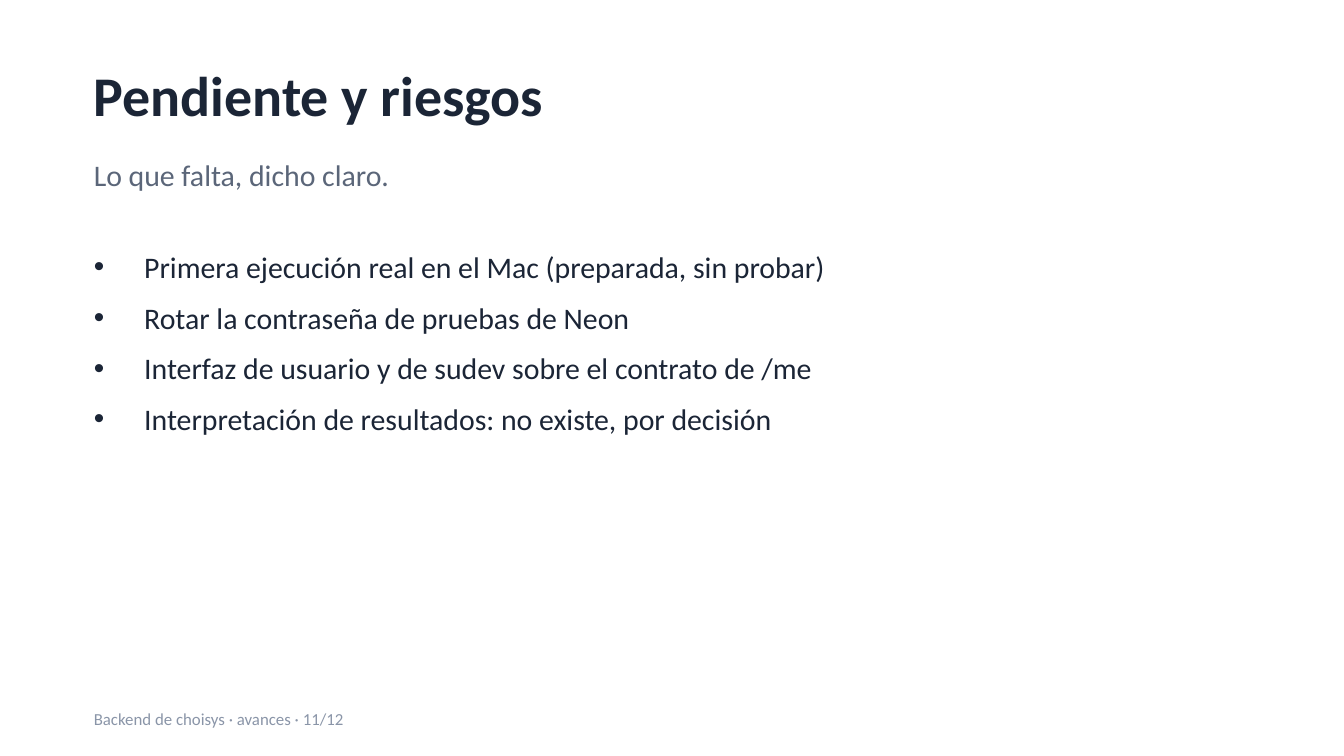
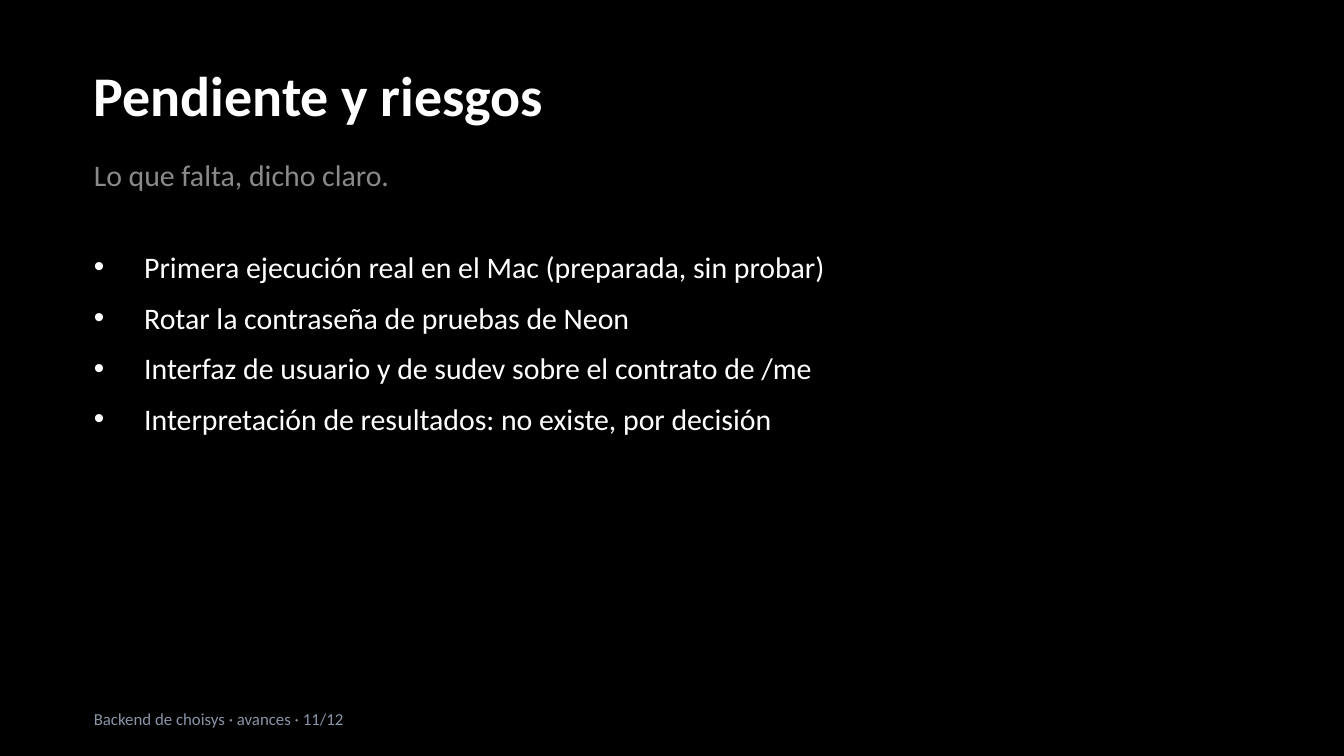
Before and after one commit to NeoRetroo38/choisys, a slide deck: slide 11 of docs/avances/avances-backend.pptx. Drawn at 1344x756 pixels with LibreOffice and Linux fonts; fonts in the diff are those of the drawing. Boxes give left, top, right and bottom in pixels: in the first picture for what was removed or moved away, otherwise in the second. Text is boxed around its words. In the diff, an @@ line names an element or a change of style, - is before the commit and + after.

Commit message:
docs: dark thin style for the Pages portal and the progress deck

```diff
--- a/docs/avances/avances-backend.pptx
+++ b/docs/avances/avances-backend.pptx
@@ background #FFFFFF to #000000 @@
@@ text "Pendiente y riesgos" at (x1=94, y1=76, x2=543, y2=126): text colour #1B2536 to #FFFFFF @@
@@ text "Lo que falta, dicho claro." at (x1=94, y1=165, x2=389, y2=191): text colour #5B6679 to #8A8A8A @@
@@ text "Primera ejecución real en el ..." at (x1=144, y1=256, x2=824, y2=435): text colour #1B2536 to #FFFFFF @@
```
Also in this commit, not shown: 11 other slides changed, 4 other files.
